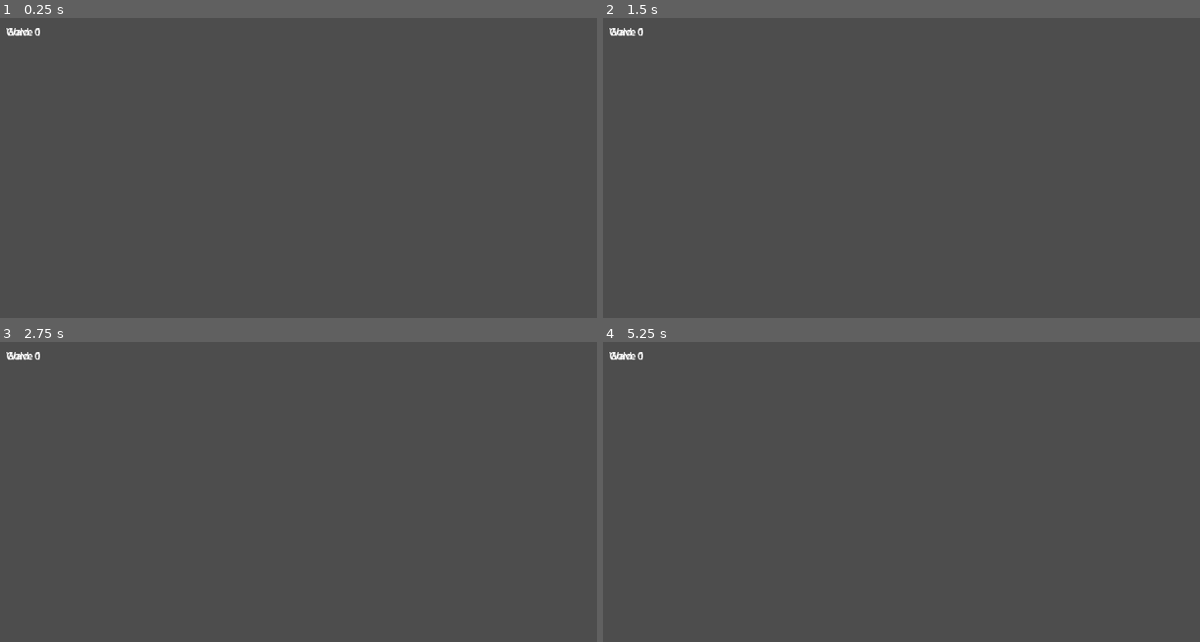
Above: before the commit, frames 1-4 (two rows, left to right).
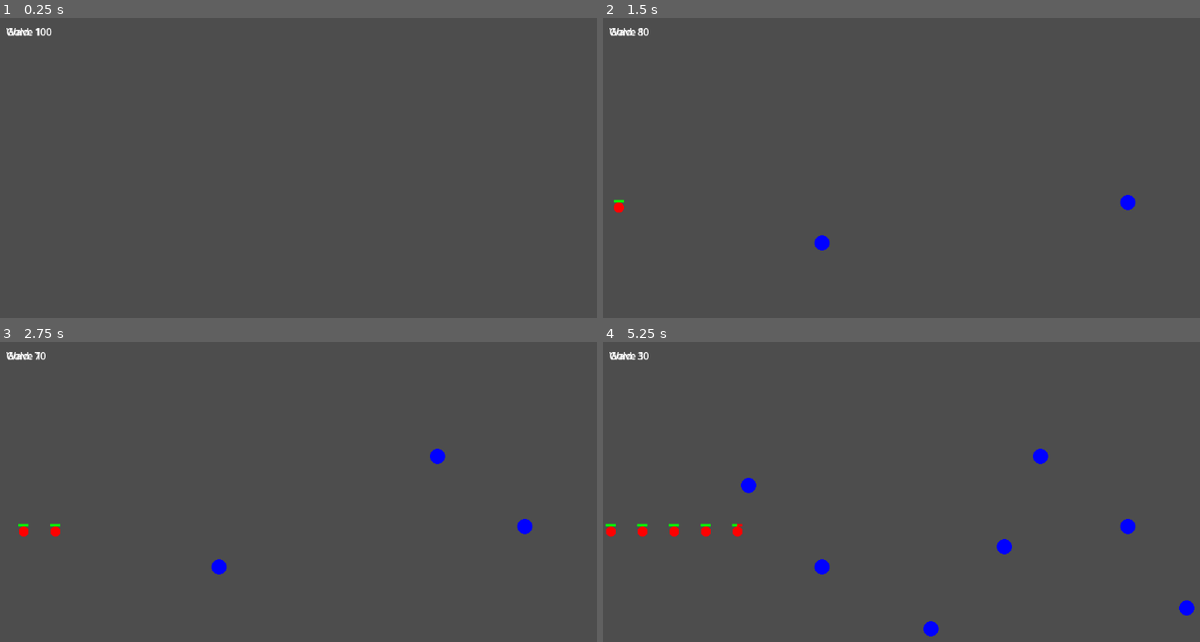
Above: after the commit, the same moments.

Repository: svenrudolph/td
Game: Godot game, scene res://scenes/main.tscn
The game is run twice, just before and just after one commit, with the same random seed, the same clock (stepped at 60 frames per second) and the same inputs.
Inputs (mouse positions are in pixels of both pictures, inside the frame that each line leads up to):
- Up to frame 1 (0.25 s): no input
- Up to frame 2 (1.5 s): tap Enter at 0.5 s; move the mouse to (1128, 201) at 0.52 s; click (1128, 201) at 0.67 s; move the mouse to (823, 243) at 1.27 s; click (823, 243) at 1.42 s
- Up to frame 3 (2.75 s): move the mouse to (435, 456) at 2.02 s; click (435, 456) at 2.17 s
- Up to frame 4 (5.25 s): move the mouse to (931, 630) at 2.77 s; click (931, 630) at 2.92 s; move the mouse to (1188, 609) at 3.52 s; click (1188, 609) at 3.67 s; move the mouse to (746, 486) at 4.27 s; click (746, 486) at 4.42 s; move the mouse to (1002, 546) at 5.02 s; click (1002, 546) at 5.17 s

The runs differ from the first frame. In frame 1, less than 0.1% of the frame differs, in the area x 5-9%, y 3-7%; in frame 2, 0.3%; in frame 3, 0.5%; in frame 4, 1.1%, in the area x 0-100%, y 3-99%.
Error before the commit: Parse Error: Used space character for indentation instead of tab as used before in the file. (res://scripts/main.gd:25)

Commit message:
Refactor code formatting for consistency in creep and main scripts

Diff:
--- a/scripts/creep.gd
+++ b/scripts/creep.gd
@@ -20,11 +20,11 @@
 
 
 func take_damage(amount: int) -> void:
-        health -= amount
-        queue_redraw()
-        if health <= 0:
-                get_node("/root/Main").add_gold(5)
-                queue_free()
+	health -= amount
+	queue_redraw()
+	if health <= 0:
+		get_node("/root/Main").add_gold(5)
+		queue_free()
 
 
 func _process(delta: float) -> void:
@@ -39,10 +39,10 @@
 
 
 func _draw() -> void:
-        draw_circle(Vector2.ZERO, 8.0, Color.RED)
-        var bar_width := 16.0
-        var bar_height := 4.0
-        var bar_offset := Vector2(-bar_width / 2, -12.0)
-        var ratio := float(health) / float(max_health)
-        draw_rect(Rect2(bar_offset, Vector2(bar_width, bar_height)), Color.RED)
-        draw_rect(Rect2(bar_offset, Vector2(bar_width * ratio, bar_height)), Color.GREEN)
+	draw_circle(Vector2.ZERO, 8.0, Color.RED)
+	var bar_width := 16.0
+	var bar_height := 4.0
+	var bar_offset := Vector2(-bar_width / 2, -12.0)
+	var ratio := float(health) / float(max_health)
+	draw_rect(Rect2(bar_offset, Vector2(bar_width, bar_height)), Color.RED)
+	draw_rect(Rect2(bar_offset, Vector2(bar_width * ratio, bar_height)), Color.GREEN)
--- a/scripts/main.gd
+++ b/scripts/main.gd
@@ -10,8 +10,8 @@
 var player_gold: int = 100
 
 var waves := [
-        { "count": 5, "health_multiplier": 1.0, "interval": 1.0 },
-        { "count": 8, "health_multiplier": 1.2, "interval": 0.8 }
+		{ "count": 5, "health_multiplier": 1.0, "interval": 1.0 },
+		{ "count": 8, "health_multiplier": 1.2, "interval": 0.8 }
 ]
 
 var current_wave: int = 0
@@ -23,54 +23,54 @@
 	path.curve.clear_points()
 	path.curve.add_point(Vector2(0, 300))
 	path.curve.add_point(Vector2(600, 300))
-        spawn_timer.timeout.connect(_on_spawn_timer_timeout)
-        start_wave()
-        _update_gold_label()
+	spawn_timer.timeout.connect(_on_spawn_timer_timeout)
+	start_wave()
+	_update_gold_label()
 
 
 func start_wave() -> void:
-        if current_wave >= waves.size():
-                return
-        creeps_spawned = 0
-        var wave = waves[current_wave]
-        spawn_timer.wait_time = wave.interval
-        if wave_label:
-                wave_label.text = "Wave %d" % (current_wave + 1)
-        spawn_timer.start()
+		if current_wave >= waves.size():
+				return
+		creeps_spawned = 0
+		var wave = waves[current_wave]
+		spawn_timer.wait_time = wave.interval
+		if wave_label:
+				wave_label.text = "Wave %d" % (current_wave + 1)
+		spawn_timer.start()
 
 
 func _on_spawn_timer_timeout() -> void:
-        var wave = waves[current_wave]
-        var creep := creep_scene.instantiate()
-        creep.path = path
-        creep.health = int(creep.health * wave.health_multiplier)
-        add_child(creep)
-        creeps_spawned += 1
-        if creeps_spawned >= wave.count:
-                spawn_timer.stop()
-                current_wave += 1
-                if current_wave < waves.size():
-                        await get_tree().create_timer(2.0).timeout
-                        start_wave()
+		var wave = waves[current_wave]
+		var creep := creep_scene.instantiate()
+		creep.path = path
+		creep.health = int(creep.health * wave.health_multiplier)
+		add_child(creep)
+		creeps_spawned += 1
+		if creeps_spawned >= wave.count:
+				spawn_timer.stop()
+				current_wave += 1
+				if current_wave < waves.size():
+						await get_tree().create_timer(2.0).timeout
+						start_wave()
 
 
 func _unhandled_input(event: InputEvent) -> void:
-        if event is InputEventMouseButton and event.button_index == MOUSE_BUTTON_LEFT and event.pressed:
-                var tower := tower_scene.instantiate()
-                if spend_gold(tower.cost):
-                        tower.global_position = event.position
-                        add_child(tower)
+		if event is InputEventMouseButton and event.button_index == MOUSE_BUTTON_LEFT and event.pressed:
+				var tower := tower_scene.instantiate()
+				if spend_gold(tower.cost):
+						tower.global_position = event.position
+						add_child(tower)
 
 func _update_gold_label() -> void:
-        gold_label.text = "Gold: %d" % player_gold
+		gold_label.text = "Gold: %d" % player_gold
 
 func add_gold(amount: int) -> void:
-        player_gold += amount
-        _update_gold_label()
+		player_gold += amount
+		_update_gold_label()
 
 func spend_gold(amount: int) -> bool:
-        if player_gold >= amount:
-                player_gold -= amount
-                _update_gold_label()
-                return true
-        return false
+		if player_gold >= amount:
+				player_gold -= amount
+				_update_gold_label()
+				return true
+		return false
